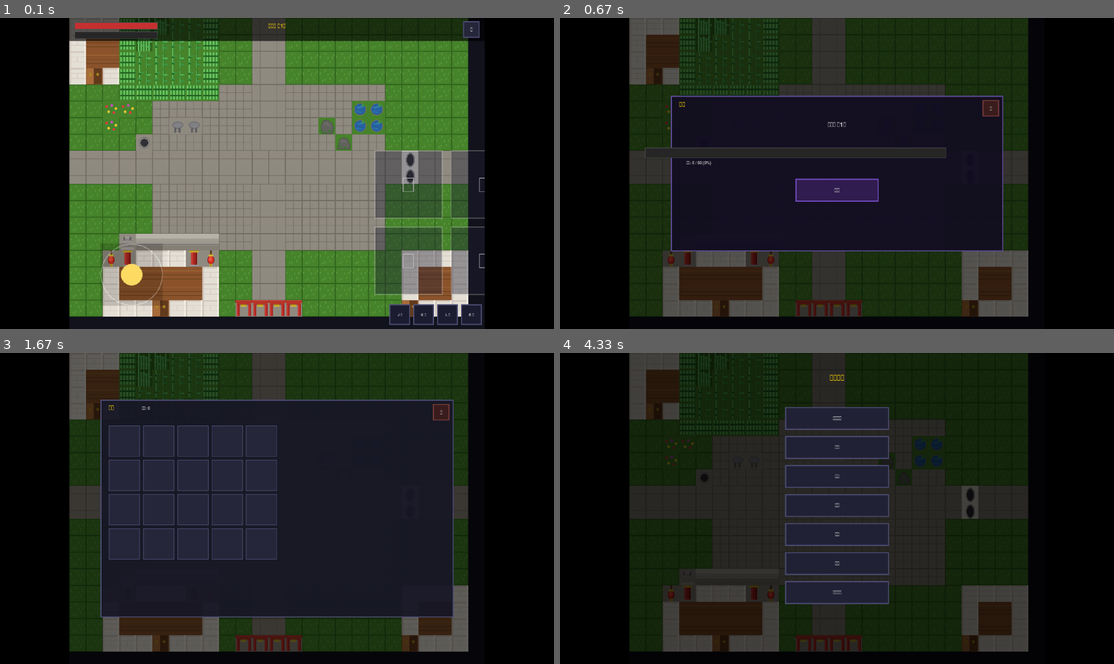
Above: before the commit, frames 1-4 (two rows, left to right).
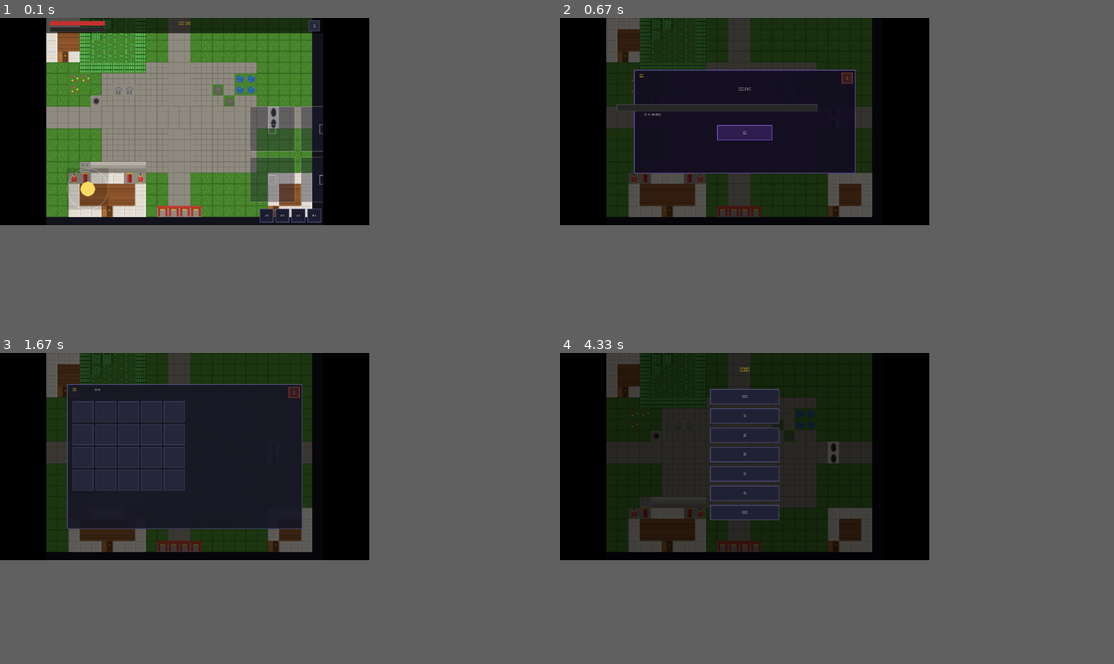
Above: after the commit, the same moments.

Repository: chinazm/xuan-tian-jianlu
Game: pygame game, started from main.py
The game is run twice, just before and just after one commit, with the same random seed, the same clock (stepped at 60 frames per second) and the same inputs.
Inputs (mouse positions are in pixels of both pictures, inside the frame that each line leads up to):
- Up to frame 1 (0.1 s): no input
- Up to frame 2 (0.67 s): tap C at 0.33 s
- Up to frame 3 (1.67 s): hold D 0.67-1.13 s; move the mouse to (304, 449) at 0.7 s; tap Ac Back at 1.17 s; tap I at 1.5 s
- Up to frame 4 (4.33 s): tap Ac Back at 2.83, 4.07 s; hold A 3.17-3.7 s; move the mouse to (609, 449) at 3.2 s; tap E at 3.73 s
In our replay, the window is 900x506 before the commit and 600x337 after it. These sizes can differ from the game's own. Grey fills any space a smaller window leaves; there, only what the larger window draws over its background counts as a difference.

The runs differ from the first frame. In frame 1, 68% of the frame differs, in the area x 8-88%, y 0-100%; in frame 2, 58%; in frame 3, 55%; in frame 4, 57%.

Commit message:
fix: Android crash fixes - crash logger, display.Info ordering, logger fallback, save_load import guard

Diff:
--- a/core/logger.py
+++ b/core/logger.py
@@ -20,22 +20,24 @@
 
         console = logging.StreamHandler()
         console.setLevel(logging.INFO)
+        logger.addHandler(console)
 
-        log_dir = Path("logs")
-        log_dir.mkdir(exist_ok=True)
-        timestamp = datetime.now().strftime("%Y%m%d_%H%M%S")
-        file_handler = logging.FileHandler(
-            log_dir / f"{name}_{timestamp}.log", encoding="utf-8"
-        )
-        file_handler.setLevel(logging.DEBUG)
+        # 文件 handler 可能失败（Android 上 cwd 不可写），安全跳过
+        try:
+            log_dir = Path("logs")
+            log_dir.mkdir(exist_ok=True)
+            timestamp = datetime.now().strftime("%Y%m%d_%H%M%S")
+            file_handler = logging.FileHandler(
+                log_dir / f"{name}_{timestamp}.log", encoding="utf-8"
+            )
+            file_handler.setLevel(logging.DEBUG)
 
-        formatter = logging.Formatter(
-            "%(asctime)s [%(levelname)s] %(name)s: %(message)s",
-            datefmt="%H:%M:%S",
-        )
-        console.setFormatter(formatter)
-        file_handler.setFormatter(formatter)
-
-        logger.addHandler(console)
-        logger.addHandler(file_handler)
+            formatter = logging.Formatter(
+                "%(asctime)s [%(levelname)s] %(name)s: %(message)s",
+                datefmt="%H:%M:%S",
+            )
+            file_handler.setFormatter(formatter)
+            logger.addHandler(file_handler)
+        except Exception as e:
+            print(f"[Logger] 文件日志不可用（安全跳过）: {e}")
         return logger
--- a/main.py
+++ b/main.py
@@ -3,11 +3,88 @@
 """
 import sys
 import os
+import traceback
 import pygame
 import json
 from pathlib import Path
 
 BASE_DIR = Path(__file__).parent
+
+# ============================================================
+# 全局崩溃捕获 — 在 Android 上把 traceback 写到可访问位置
+# ============================================================
+_CRASH_LOG_PATHS = []
+
+def _write_crash_log(exc_type, exc_value, exc_tb):
+    """把崩溃信息写到多个可能的位置，确保至少一个可访问。"""
+    lines = traceback.format_exception(exc_type, exc_value, exc_tb)
+    msg = "".join(lines)
+
+    # 尝试多个位置
+    paths_to_try = []
+
+    # Android 外部存储 (尝试多种 API)
+    try:
+        from android import storage
+        if hasattr(storage, 'primary_external_storage_path'):
+            sdcard = storage.primary_external_storage_path()
+        else:
+            sdcard = "/storage/emulated/0"
+        paths_to_try.append(os.path.join(sdcard, "xianxia_rpg_crash.log"))
+    except Exception:
+        pass
+
+    # 常见位置
+    paths_to_try.append("/sdcard/xianxia_rpg_crash.log")
+    paths_to_try.append("/storage/emulated/0/xianxia_rpg_crash.log")
+    paths_to_try.append("/data/data/org.gaorong.xianxia_rpg/files/crash.log")
+    try:
+        paths_to_try.append(str(BASE_DIR / "crash.log"))
+    except Exception:
+        paths_to_try.append("./crash.log")
+
+    # 也写到 stdout（会被 p4a 转发到 logcat）
+    print("=" * 60)
+    print("[CRASH] 游戏崩溃！")
+    print(msg)
+    print("=" * 60)
+
+    for p in paths_to_try:
+        try:
+            with open(p, "w", encoding="utf-8") as f:
+                f.write("玄天剑录崩溃报告\n")
+                f.write("=" * 40 + "\n")
+                f.write(msg)
+                f.write("\n" + "=" * 40 + "\n")
+                f.write(f"尝试写入的位置:\n")
+                for tp in paths_to_try:
+                    f.write(f"  - {tp}\n")
+            _CRASH_LOG_PATHS.append(p)
+            print(f"[CRASH] 日志已写入: {p}")
+        except Exception:
+            pass
+
+def _install_crash_handler():
+    """安装全局异常钩子。"""
+    original = sys.excepthook
+    def hook(exc_type, exc_value, exc_tb):
+        _write_crash_log(exc_type, exc_value, exc_tb)
+        original(exc_type, exc_value, exc_tb)
+    sys.excepthook = hook
+
+    # 也捕获 threading 异常
+    try:
+        import threading
+        original_thread = threading.excepthook
+        def thread_hook(args):
+            _write_crash_log(args.exc_type, args.exc_value, args.exc_traceback)
+            original_thread(args)
+        threading.excepthook = thread_hook
+    except Exception:
+        pass
+
+# 尽早安装崩溃钩子
+_install_crash_handler()
 
 # --- 设计分辨率 (虚拟画布) ---
 VIRTUAL_WIDTH = 800
@@ -55,8 +132,7 @@
     print(f"[main] Android 环境: {android_env}")
 
     if android_env:
-        # Android: 使用系统分辨率，全屏
-        # 先尝试安全初始化音频，某些 Android 设备不支持 pre_init 特定参数
+        # Android: 安全音频初始化
         try:
             pygame.mixer.pre_init(44100, -16, 2, 4096)
         except Exception as e:
@@ -66,7 +142,7 @@
             except Exception as e2:
                 print(f"[main] pre_init 默认也失败，跳过音频: {e2}")
 
-        # Android 14+ 需要在 pygame.init() 前设置环境变量
+        # Android 14+ SDL2 环境变量
         os.environ["SDL_VIDEO_FULLSCREEN"] = "1"
         os.environ["SDL_HINT_ANDROID_BLOCK_ON_RESUME_PAUSE"] = "0"
 
@@ -79,21 +155,16 @@
             traceback.print_exc()
             return
 
-        # 检查音频是否初始化成功
+        # 检查音频
         if not pygame.mixer.get_init():
             print("[main] 警告: pygame.mixer 未初始化，音频将不可用")
-        # 安全获取屏幕尺寸（某些 Android 设备 Info() 可能异常）
-        try:
-            info = pygame.display.Info()
-            if info is None or info.current_w is None or info.current_h is None:
-                raise ValueError("Info() returned None")
-            screen_width, screen_height = info.current_w, info.current_h
-            print(f"[main] 屏幕分辨率: {screen_width}x{screen_height}")
-        except Exception as e:
-            print(f"[main] display.Info() 失败，使用默认分辨率: {e}")
-            screen_width, screen_height = 1920, 1080
-        # 移除 HWSURFACE/DOUBLEBUF/SCALED/FULLSCREEN（SDL2 已废弃，Android 14+ 上 FULLSCREEN 会崩溃）
-        # Android 默认全屏，不需要显式设置 FULLSCREEN
+
+        # 【关键修复】先 set_mode 再 Info() — 在 Android 上 Info() 在 set_mode 前返回 None 会导致 crash
+        # 使用固定安全分辨率（虚拟画布会自动缩放）
+        screen_width, screen_height = 1280, 720
+        print(f"[main] Android 使用安全分辨率: {screen_width}x{screen_height}")
+
+        # 移除废弃 flags
         flags = 0
     else:
         # 桌面: 使用设计分辨率
--- a/systems/save_load.py
+++ b/systems/save_load.py
@@ -16,7 +16,7 @@
         # Android 环境下使用当前工作目录（p4a 设置为应用私有目录）
         import os
         return Path(os.getcwd()) / "saves"
-    except ImportError:
+    except (ImportError, RuntimeError, OSError):
         # 桌面环境使用相对路径
         return Path("saves")
 
